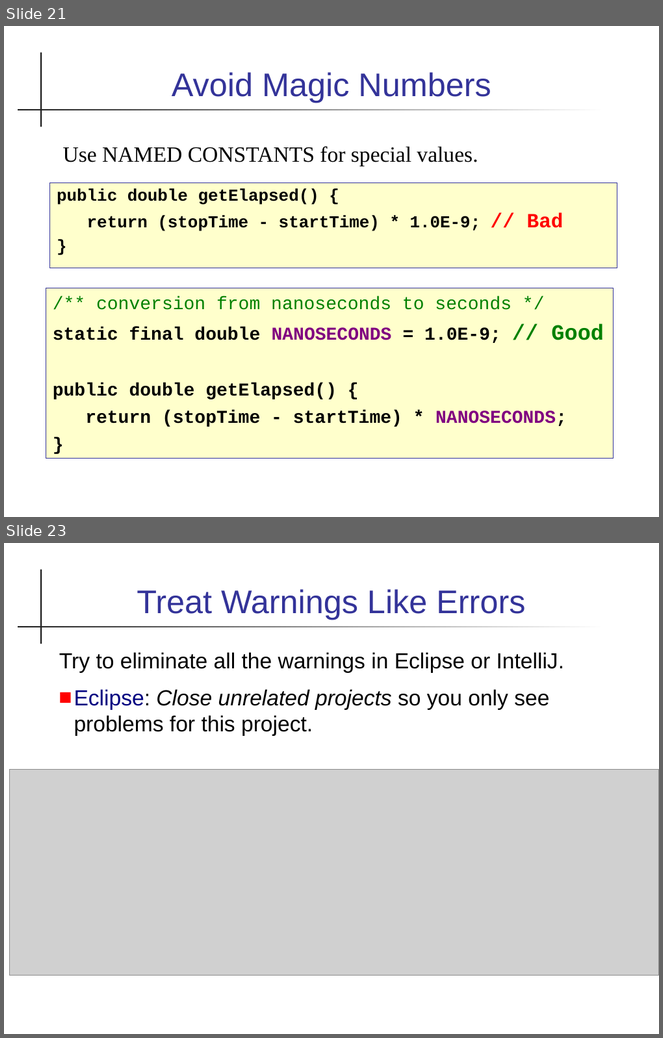
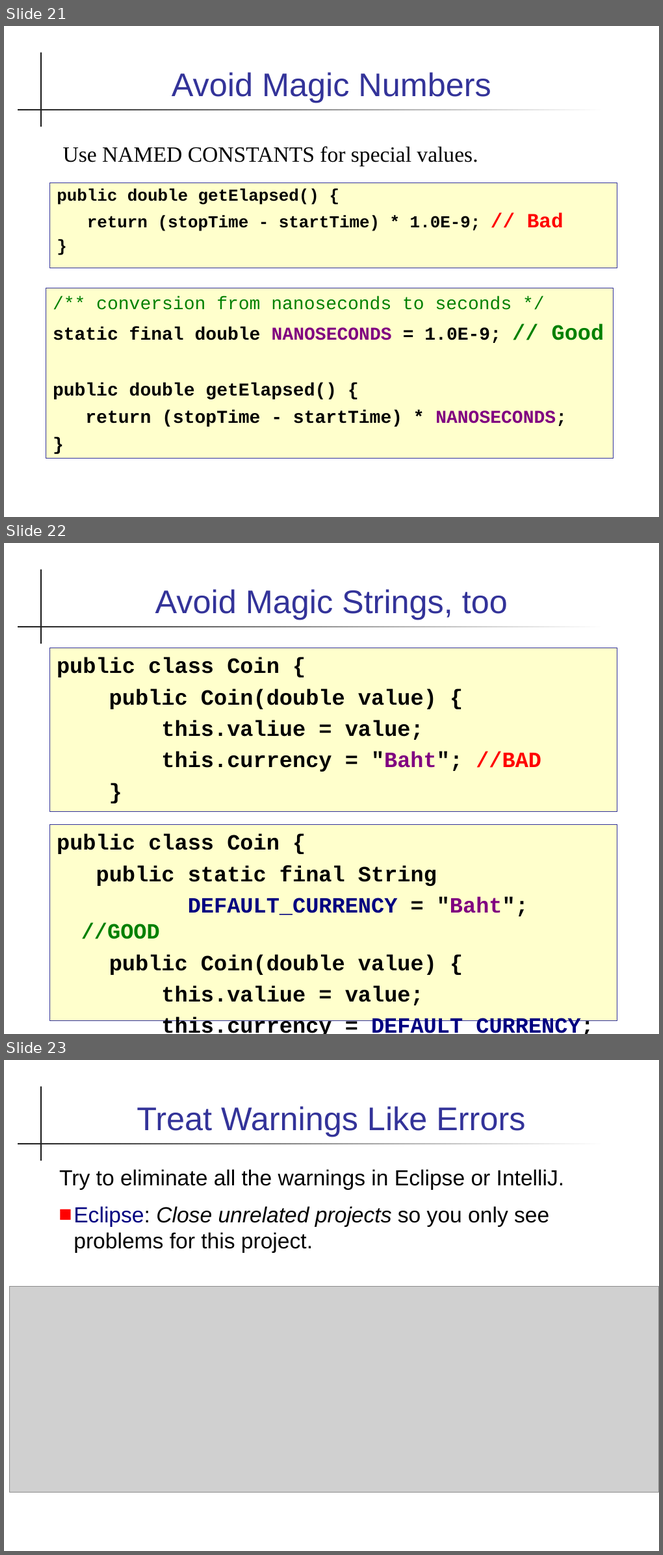
Before and after one commit to skeoop/skeoop.github.io, a slide deck: week5/Coding-Guidelines.ppt. Shown one above the other, each under a label of ours: slides 21 and 23 before the commit, slides 21, 22 and 23 after it; the slides between them are not shown. The pictures are 663x1038 and 663x1555 pixels, drawn with LibreOffice and Linux fonts; fonts in the diff are those of the drawing; grey boxes stand for pictures. Boxes give left, top, right and bottom in pixels: in the first picture for what was removed or moved away, otherwise in the second. Text is boxed around its words. In the diff, an @@ line names an element or a change of style, - is before the commit and + after.

```diff
--- a/week5/Coding-Guidelines.ppt
+++ b/week5/Coding-Guidelines.ppt
@@ slide 22 added at bbox=[4, 543, 659, 1034], background #FFFFFF; not listed: 2 template elements that a slide beside it also shows @@
@@ title added at bbox=[155, 589, 508, 620], 36 pt, text #333399 @@
+Avoid Magic Strings, too
@@ text added at bbox=[50, 648, 617, 811], fill #FFFFCC, outline #333399 0.74 pt, 24 pt, text #000000, bold @@
+public class Coin {
+public Coin(double value) {
+this.valiue = value;
+this.currency = "Baht"; //BAD
+}
@@ rectangle added at bbox=[50, 824, 617, 1021], fill #FFFFCC, outline #333399 0.74 pt, 24 pt, text #000000, bold @@
+public class Coin {
+public static final String
+DEFAULT_CURRENCY = "Baht"; //GOOD
+public Coin(double value) {
+this.valiue = value;
+this.currency = DEFAULT_CURRENCY;
+}
```
Also in this commit, not shown: 6 slides changed, 1 slide removed, 1 other file.
